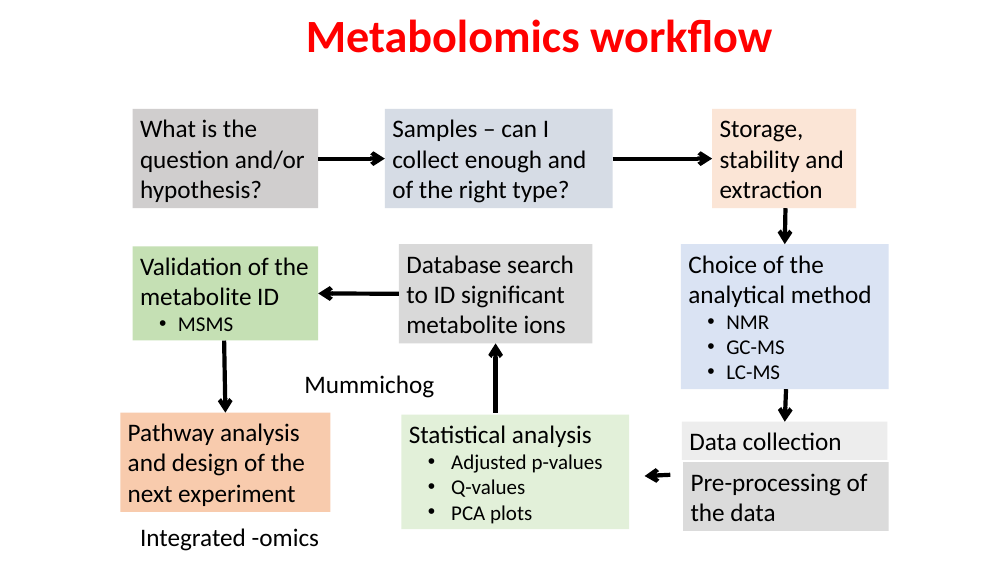
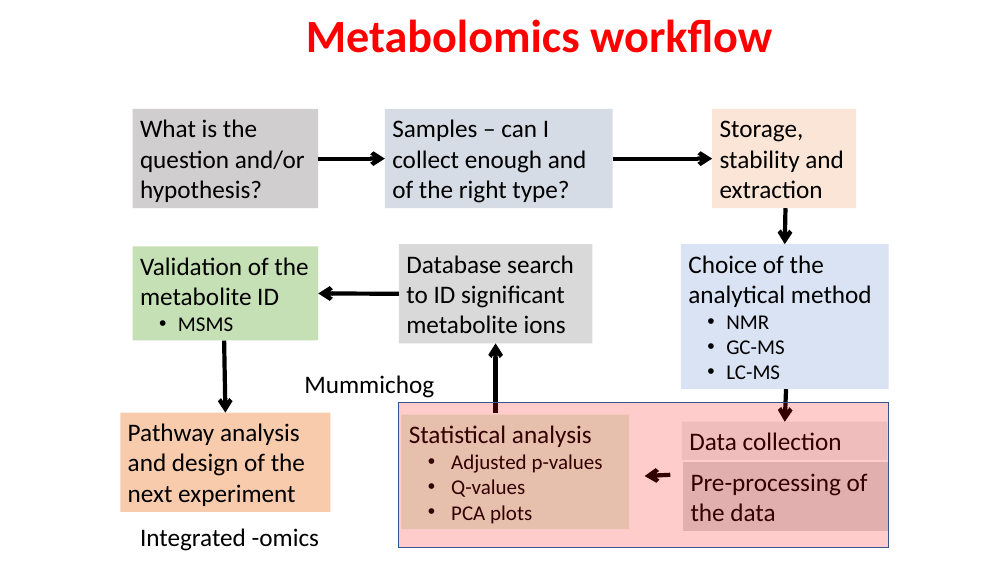
Before and after one commit to duxiuxia-bioinformatics/MCBIOS-2019, a slide deck: slide 3 of MCBIOS tutorial introduction.pptx. Drawn at 1008x567 pixels with LibreOffice and Linux fonts; fonts in the diff are those of the drawing. Boxes give left, top, right and bottom in pixels: in the first picture for what was removed or moved away, otherwise in the second. Text is boxed around its words. In the diff, an @@ line names an element or a change of style, - is before the commit and + after.

```diff
--- a/MCBIOS tutorial introduction.pptx
+++ b/MCBIOS tutorial introduction.pptx
@@ rectangle added at <box>399,403,889,548</box>, fill #FF0000 at 20% opacity, outline #325491 1 pt @@
```
Also in this commit, not shown: 4 other slides changed, 1 other file.
